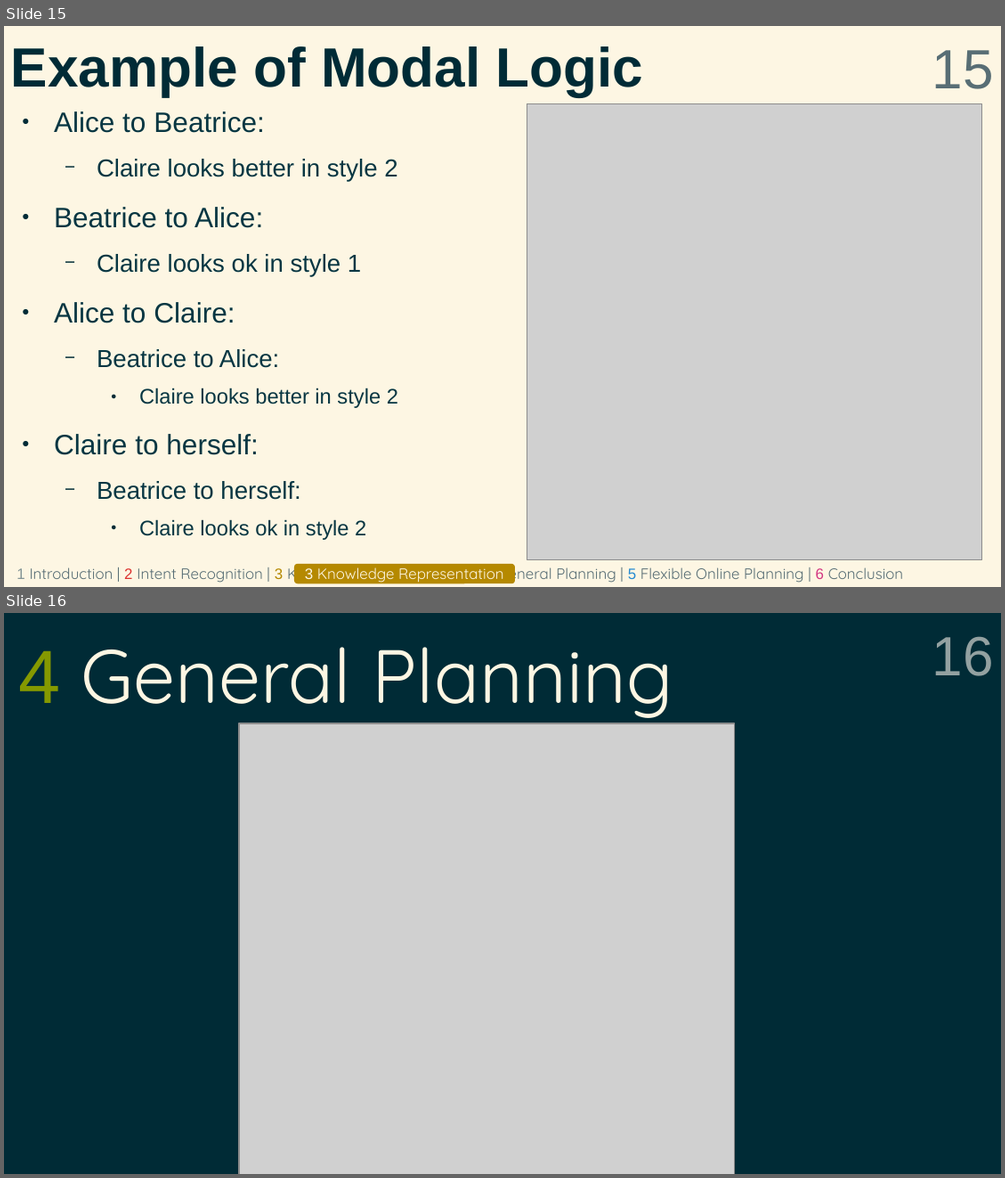
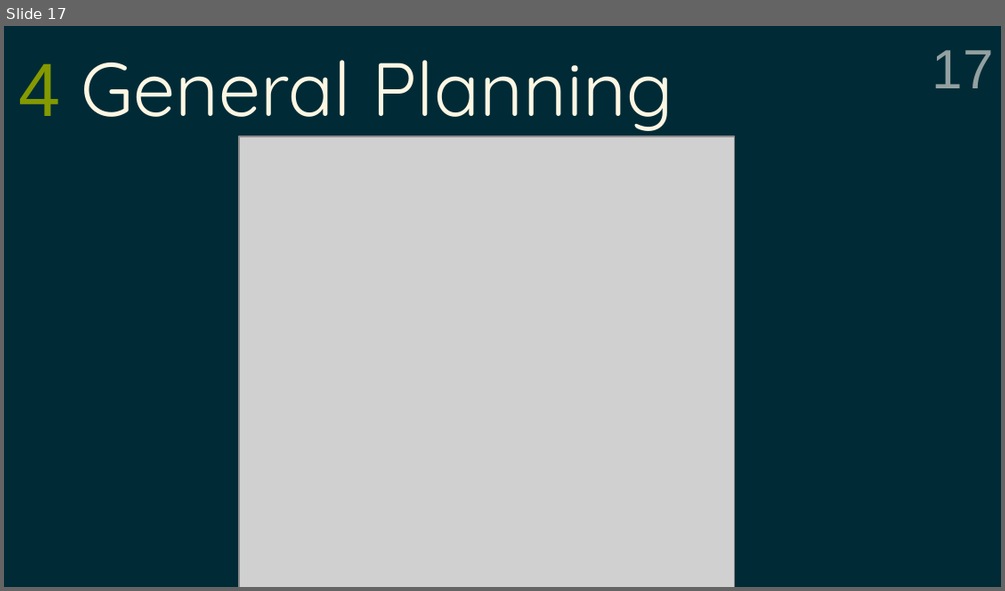
Before and after one commit to grea09/gennio, a slide deck: doc/defense.odp. Shown one above the other, each under a label of ours: slides 15 and 16 before the commit, slide 17 after it. The pictures are 1005x1178 and 1005x591 pixels, drawn with LibreOffice and Linux fonts; fonts in the diff are those of the drawing; grey boxes stand for pictures. Boxes give left, top, right and bottom in pixels: in the first picture for what was removed or moved away, otherwise in the second. Text is boxed around its words. In the diff, an @@ line names an element or a change of style, - is before the commit and + after.

```diff
--- a/doc/defense.odp
+++ b/doc/defense.odp
@@ slide 15 removed at (4, 26, 1001, 587), background #FDF6E3 @@
@@ title removed at (11, 46, 642, 97) @@
-Example of Modal Logic
@@ page number removed at (932, 50, 994, 89) @@
-15
@@ picture removed at (526, 104, 982, 560) @@
@@ text removed at (54, 111, 398, 540) @@
-● Alice to Beatrice:
-  − Claire looks better in style 2
-● Beatrice to Alice:
-  − Claire looks ok in style 1
-● Alice to Claire:
-  − Beatrice to Alice:
-    ● Claire looks better in style 2
-● Claire to herself:
-  − Beatrice to herself:
-    ● Claire looks ok in style 2
@@ text removed at (16, 563, 903, 583) @@
-1 Introduction | 2 Intent Recognition | 3 Knowledge Representation | 4 General Planning | 5 Flexible Online Planning | 6 Conclusion
@@ rounded rectangle removed at (294, 564, 515, 583) @@
-3 Knowledge Representation
@@ what was slide 16 is now slide 17 @@
@@ page number at (932, 50, 994, 88): text changed @@
-16
+17
```
Also in this commit, not shown: 5 slides changed, 3 slides added, 1 other slide removed, 2 other files.
